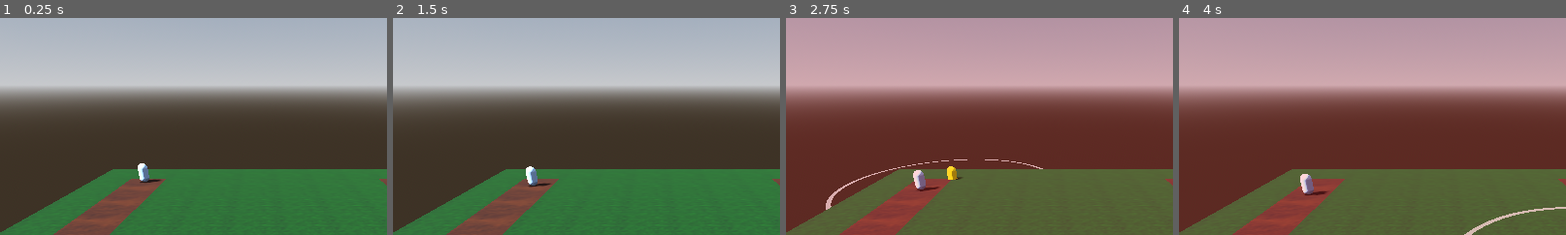
Above: before the commit, frames 1-4 (left to right).
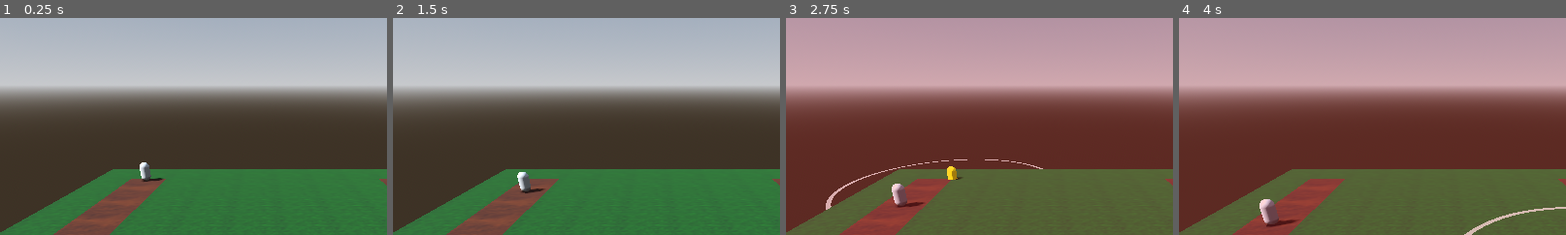
Above: after the commit, the same moments.

Repository: SirRight12/Godot-Tower-Defense
Game: Godot game, scene res://main.tscn
Same seed, same stepped clock (60 frames per second), same inputs: the game is played once before the commit and once after it.
Inputs (mouse positions are % of the whole screen's width and height, from its top left):
- Up to frame 1 (0.25 s): no input
- Up to frame 2 (1.5 s): move the mouse to (72, 45) at 0.52 s; click (72, 45) at 0.6 s; move the mouse to (30, 55) at 1.27 s; click (30, 55) at 1.35 s
- Up to frame 3 (2.75 s): move the mouse to (60, 28) at 2.02 s; tap 1 (select1) at 2.1 s; click (60, 28) at 2.3 s
- Up to frame 4 (4 s): move the mouse to (45, 70) at 2.77 s; tap 2 (select2) at 2.85 s; click (45, 70) at 3.05 s; move the mouse to (80, 65) at 3.52 s; tap 3 (select3) at 3.6 s; click (80, 65) at 3.8 s
The pictures show only the part of the screen within x 16-66%, y 0-50%; the shares and areas given below are measured in that part.

The runs differ from the first frame. In frame 1, 0.3% of the frame differs, in the area x 35-43%, y 66-76%; in frame 2, 0.5%; in frame 3, 0.7%; in frame 4, 0.9%, in the area x 20-39%, y 71-97%.

Commit message:
Organization
Moved all managers to single game_manager scene to make building maps way easier

Diff:
--- /dev/null
+++ b/DEBUG.tscn
@@ -0,0 +1,22 @@
+[gd_scene load_steps=3 format=3 uid="uid://ch5s0twkoxwvc"]
+
+[ext_resource type="Script" path="res://GameMode.gd" id="1_s1p0k"]
+[ext_resource type="Script" path="res://Wave.gd" id="2_wepyy"]
+
+[node name="DEBUG" type="Node"]
+script = ExtResource("1_s1p0k")
+
+[node name="Wave1" type="Node" parent="."]
+script = ExtResource("2_wepyy")
+enemies = Array[int]([0])
+times = Array[int]([0])
+
+[node name="Wave2" type="Node" parent="."]
+script = ExtResource("2_wepyy")
+enemies = Array[int]([1])
+times = Array[int]([0])
+
+[node name="Wave3" type="Node" parent="."]
+script = ExtResource("2_wepyy")
+enemies = Array[int]([2])
+times = Array[int]([0])
--- a/DamageTower.gd
+++ b/DamageTower.gd
@@ -1,6 +1,8 @@
 @icon("res://Tower.svg")
 extends Tower
 class_name DamageTower
+func _init():
+	assert(false,"DamageTower is an abstract class, try using GunTower")
 @export var damage:int = 1:
 	get = get_damage
 @export var reload_time:float = 1:
@@ -11,7 +13,7 @@
 	if range_util.areas.size() < 1: return
 	awaiting_attack = true
 	var target = range_util.get_first_target()
-	hit_enemy(target)
+	_shoot(target)
 	await timeout(reload_time)
 	awaiting_attack = false
 	pass
@@ -19,9 +21,8 @@
 	var timer = get_tree().create_timer(time)
 	await timer.timeout
 	return true
-func hit_enemy(enemy):
-	if !enemy: return
-	enemy.take_damage(damage)
+func _shoot(_enemy):
+	pass
 func get_damage():
 # for messing around with buffs
 	var damage_changed = damage
--- /dev/null
+++ b/GameManager.gd
@@ -0,0 +1,17 @@
+extends Node
+class_name GameManager
+enum MANAGERS{WAVE,BASE,TIMESCALE,EASY}
+func request_manager(type:MANAGERS):
+	match (type):
+		0:
+			#wave
+			return find_child("WaveManager")
+		1:
+			#base
+			return find_child("Base")
+		2:
+			#timescale
+			return find_child("TimeScaleManager")
+		3:
+			#easy mode
+			return find_child("Easy")
--- /dev/null
+++ b/GunTower.gd
@@ -0,0 +1,8 @@
+@icon("res://Tower.svg")
+extends DamageTower
+class_name GunTower
+func _shoot(enemy):
+	if !enemy: return
+	enemy.take_damage(damage)
+func _init():
+	pass
--- a/PathEntity.gd
+++ b/PathEntity.gd
@@ -6,16 +6,13 @@
 var path:PathFollow3D
 var reached_goal = false
 @export var progress = 0.0
-@export var provide_scaler:TimeScale
-var scaler
+
+@onready var game:GameManager = get_parent_node_3d().find_child("GameManager")
+@onready var scaler:TimeScale = game.request_manager(game.MANAGERS.TIMESCALE)
 func get_path_follower():
 	if !path:
 		return get_parent_node_3d().find_child("Path").find_child("Follow")
 	return path
-func get_time_scaler():
-	if !provide_scaler:
-		return get_parent_node_3d().find_child("TimeScaleManager")
-	return provide_scaler
 func move_self(dt):
 	if reached_goal: return
 	progress += speed * dt
@@ -36,7 +33,6 @@
 		pass
 func _ready():
 	path = get_path_follower()
-	scaler = get_time_scaler()
 	move_self(.001)
 func _process(delta):
 	var s_dt = scaler.mult(delta)
--- a/PathHealthEntity.gd
+++ b/PathHealthEntity.gd
@@ -5,7 +5,7 @@
 @onready var hp = max_hp
 @onready var base = get_parent_node_3d().find_child("Base")
 @export var resist: int
-@onready var resistance:float = 1 - (resist / 100)
+@onready var resistance:float = 1 - (float(resist) / 100.0)
 var dead = false
 func _enter():
 	base.take_damage(hp)
--- a/Range.gd
+++ b/Range.gd
@@ -8,8 +8,6 @@
 	if not entity is PathHealthEntity: return
 	if entity.speed < 0: return
 	areas[str(body)] = body
-	var target = get_first_target()
-	print(body)
 func _exit_area(body):
 	print(body)
 	areas.erase(str(body))
--- a/Raycast.gd
+++ b/Raycast.gd
@@ -1,5 +1,4 @@
 extends Camera3D
-@export var console:Console
 @export var filter_root:Control
 @export var follow_mouse:ColorRect
 @onready var follow_percent = follow_mouse.find_child("HP Percent")
@@ -121,7 +120,6 @@
 			inspected_tower.hide_all()
 		var parent:Tower = result['collider'].get_parent_node_3d()
 		parent.show_all()
-		var range_util = parent.get_tower_util("Range")
 		inspecting_tower = true
 		inspected_tower = parent
 
--- a/Scout.tscn
+++ b/Scout.tscn
@@ -1,7 +1,7 @@
 [gd_scene load_steps=6 format=3 uid="uid://bhug5g0ojavct"]
 
-[ext_resource type="Script" path="res://DamageTower.gd" id="1_dvomr"]
 [ext_resource type="PackedScene" uid="uid://clx7bg4kof7n2" path="res://tower_utils.tscn" id="2_ujq4i"]
+[ext_resource type="Script" path="res://GunTower.gd" id="3_avxn1"]
 
 [sub_resource type="StandardMaterial3D" id="StandardMaterial3D_p1bai"]
 albedo_color = Color(1, 1, 0, 1)
@@ -15,8 +15,8 @@
 radius = 0.125
 height = 0.5
 
-[node name="DamageTower" type="Node3D"]
-script = ExtResource("1_dvomr")
+[node name="GunTower" type="Node3D"]
+script = ExtResource("3_avxn1")
 
 [node name="Tower" type="Node3D" parent="."]
 transform = Transform3D(1, 0, 0, 0, 1, 0, 0, 0, 1, 0, 0.25, 0)
--- a/Tower.gd
+++ b/Tower.gd
@@ -7,7 +7,10 @@
 @onready var utils = find_child("TowerUtils")
 @onready var range_util:TowerRange = get_tower_util("Range")
 @onready var deny_place_util = get_tower_util("DenyPlace")
-@onready var scaler:TimeScale = get_parent_node_3d().find_child("TimeScaleManager")
+@onready var game:GameManager = get_parent_node_3d().find_child("GameManager")
+@onready var scaler:TimeScale = game.request_manager(game.MANAGERS.TIMESCALE)
+func _init():
+	assert(false,"Tower is an abstract class")
 func _ready():
 	add_to_group("tower")
 func get_tower_util(util_name:String) -> Node3D:
--- a/WaveManager.gd
+++ b/WaveManager.gd
@@ -5,6 +5,7 @@
 @export var speedy:PackedScene
 @export var zickey: PackedScene
 @onready var enemy_types:Array[PackedScene] = [basic,speedy,zickey]
+@onready var parent:Node3D = get_parent().get_parent()
 var time_scale_manager:TimeScale
 var current_wave = 0
 var waves:Array
@@ -17,7 +18,9 @@
 	waves = current_game_mode.unpack_waves()
 	start_wave(current_wave)
 func start_wave(idx):
-	var parent = get_parent()
+	if waves.size() == idx:
+		print("beat game")
+		return
 	var wave = waves[idx]
 	enemies_left = wave.size()
 	for x in len(wave):
--- /dev/null
+++ b/World2.tres
@@ -0,0 +1,8 @@
+[gd_resource type="Curve3D" format=3 uid="uid://bftd7dwhnyxdn"]
+
+[resource]
+_data = {
+"points": PackedVector3Array(0, 0, 0, 0, 0, 0, -1.5, 0, -0.5, 0, 0, 0, 0, 0, 0, -1.5, 0, 3.5, 0, 0, 0, 0, 0, 0, -0.5, 0, 3.5, 0, 0, 0, 0, 0, 0, -0.5, 0, 5.5, 0, 0, 0, 0, 0, 0, 3.5, 0, 5.5, 0, 0, 0, 0, 0, 0, 3.5, 0, 3.5, 0, 0, 0, 0, 0, 0, 5.5, 0, 3.5, 0, 0, 0, 0, 0, 0, 5.5, 0, -0.5),
+"tilts": PackedFloat32Array(0, 0, 0, 0, 0, 0, 0, 0)
+}
+point_count = 8
--- a/camera_filter.tscn
+++ b/camera_filter.tscn
@@ -1,12 +1,13 @@
 [gd_scene format=3 uid="uid://13owcifnhg10"]
 
-[node name="Control" type="Control"]
+[node name="FilterRoot" type="Control"]
 layout_mode = 3
 anchors_preset = 15
 anchor_right = 1.0
 anchor_bottom = 1.0
 grow_horizontal = 2
 grow_vertical = 2
+mouse_filter = 2
 
 [node name="Filter" type="ColorRect" parent="."]
 visible = false
--- /dev/null
+++ b/enemy_hp.tscn
@@ -0,0 +1,24 @@
+[gd_scene format=3 uid="uid://c5u3spswx8lr1"]
+
+[node name="FollowMouse" type="ColorRect"]
+visible = false
+offset_left = 928.0
+offset_top = 211.0
+offset_right = 1044.0
+offset_bottom = 247.0
+mouse_filter = 2
+color = Color(0.694118, 0, 0.0666667, 1)
+
+[node name="HP Percent" type="ColorRect" parent="."]
+layout_mode = 0
+offset_right = 116.0
+offset_bottom = 36.0
+color = Color(0, 0.823529, 0, 1)
+
+[node name="Label" type="Label" parent="."]
+layout_mode = 0
+offset_right = 116.0
+offset_bottom = 36.0
+text = "10/10"
+horizontal_alignment = 1
+vertical_alignment = 1
--- a/game_manager.tscn
+++ b/game_manager.tscn
@@ -1,13 +1,17 @@
-[gd_scene load_steps=7 format=3 uid="uid://6i6yh1tiycmt"]
+[gd_scene load_steps=10 format=3 uid="uid://6i6yh1tiycmt"]
 
 [ext_resource type="Script" path="res://Base.gd" id="1_asqr1"]
+[ext_resource type="Script" path="res://GameManager.gd" id="1_er8mo"]
 [ext_resource type="Script" path="res://TimeScale.gd" id="2_r60f2"]
 [ext_resource type="Script" path="res://WaveManager.gd" id="3_sjgfr"]
 [ext_resource type="PackedScene" uid="uid://db1xxjnsoxss6" path="res://basic.tscn" id="4_qnt7u"]
-[ext_resource type="PackedScene" uid="uid://mm0hhwjfr6v2" path="res://speedy.tscn" id="5_hsbw5"]
+[ext_resource type="PackedScene" uid="uid://bwc1i6myddq0d" path="res://speedy.tscn" id="5_hsbw5"]
 [ext_resource type="PackedScene" uid="uid://bc2nx44jw4f0n" path="res://easy_mode.tscn" id="6_i2gm1"]
+[ext_resource type="PackedScene" uid="uid://cty70vo8qkw5f" path="res://zickey.tscn" id="7_ufg46"]
+[ext_resource type="PackedScene" uid="uid://ch5s0twkoxwvc" path="res://DEBUG.tscn" id="9_h2sms"]
 
-[node name="Node3D" type="Node3D"]
+[node name="GameManager" type="Node"]
+script = ExtResource("1_er8mo")
 
 [node name="Base" type="Node" parent="."]
 script = ExtResource("1_asqr1")
@@ -19,8 +23,11 @@
 
 [node name="WaveManager" type="Node" parent="." node_paths=PackedStringArray("current_game_mode")]
 script = ExtResource("3_sjgfr")
-current_game_mode = NodePath("../Easy")
+current_game_mode = NodePath("../DEBUG")
 basic = ExtResource("4_qnt7u")
 speedy = ExtResource("5_hsbw5")
+zickey = ExtResource("7_ufg46")
 
 [node name="Easy" parent="." instance=ExtResource("6_i2gm1")]
+
+[node name="DEBUG" parent="." instance=ExtResource("9_h2sms")]
--- a/main.tscn
+++ b/main.tscn
@@ -1,16 +1,11 @@
-[gd_scene load_steps=16 format=3 uid="uid://6lmj8oqgim1u"]
+[gd_scene load_steps=11 format=3 uid="uid://6lmj8oqgim1u"]
 
 [ext_resource type="Script" path="res://Raycast.gd" id="1_rp8mg"]
 [ext_resource type="PackedScene" uid="uid://bhug5g0ojavct" path="res://Scout.tscn" id="2_6v55k"]
 [ext_resource type="MeshLibrary" uid="uid://bgy1gpdaaiwnd" path="res://tileset.tres" id="2_rd5dc"]
-[ext_resource type="Script" path="res://Base.gd" id="3_ng37n"]
-[ext_resource type="Script" path="res://TimeScale.gd" id="5_x0t1g"]
-[ext_resource type="PackedScene" uid="uid://db1xxjnsoxss6" path="res://basic.tscn" id="6_7payq"]
-[ext_resource type="PackedScene" uid="uid://bc2nx44jw4f0n" path="res://easy_mode.tscn" id="6_bcsvp"]
-[ext_resource type="Script" path="res://WaveManager.gd" id="6_sqo0v"]
-[ext_resource type="PackedScene" uid="uid://bwc1i6myddq0d" path="res://new_speedy.tscn" id="10_2l4yb"]
-[ext_resource type="PackedScene" uid="uid://cty70vo8qkw5f" path="res://zickey.tscn" id="10_3m1vy"]
+[ext_resource type="PackedScene" uid="uid://6i6yh1tiycmt" path="res://game_manager.tscn" id="6_ijg1w"]
 [ext_resource type="PackedScene" uid="uid://13owcifnhg10" path="res://camera_filter.tscn" id="11_gienb"]
+[ext_resource type="PackedScene" uid="uid://c5u3spswx8lr1" path="res://enemy_hp.tscn" id="12_5pf3d"]
 
 [sub_resource type="Curve3D" id="Curve3D_2hm1b"]
 _data = {
@@ -82,44 +77,7 @@
 anchor_bottom = 0.0
 grow_horizontal = 1
 grow_vertical = 1
-mouse_filter = 2
 
-[node name="Base" type="Node" parent="."]
-script = ExtResource("3_ng37n")
-max_hp = 100
-temp_shield = 5
+[node name="FollowMouse" parent="." instance=ExtResource("12_5pf3d")]
 
-[node name="TimeScaleManager" type="Node" parent="."]
-script = ExtResource("5_x0t1g")
-
-[node name="WaveManager" type="Node" parent="." node_paths=PackedStringArray("current_game_mode")]
-script = ExtResource("6_sqo0v")
-current_game_mode = NodePath("../Easy")
-basic = ExtResource("6_7payq")
-speedy = ExtResource("10_2l4yb")
-zickey = ExtResource("10_3m1vy")
-
-[node name="Easy" parent="." instance=ExtResource("6_bcsvp")]
-
-[node name="FollowMouse" type="ColorRect" parent="."]
-visible = false
-offset_left = 928.0
-offset_top = 211.0
-offset_right = 1044.0
-offset_bottom = 247.0
-mouse_filter = 2
-color = Color(0.694118, 0, 0.0666667, 1)
-
-[node name="HP Percent" type="ColorRect" parent="FollowMouse"]
-layout_mode = 0
-offset_right = 116.0
-offset_bottom = 36.0
-color = Color(0, 0.823529, 0, 1)
-
-[node name="Label" type="Label" parent="FollowMouse"]
-layout_mode = 0
-offset_right = 116.0
-offset_bottom = 36.0
-text = "10/10"
-horizontal_alignment = 1
-vertical_alignment = 1
+[node name="GameManager" parent="." instance=ExtResource("6_ijg1w")]
--- a/new_speedy.tscn
+++ /dev/null
@@ -1,40 +0,0 @@
-[gd_scene load_steps=6 format=3 uid="uid://bwc1i6myddq0d"]
-
-[ext_resource type="Script" path="res://PathHealthEntity.gd" id="1_ojccw"]
-[ext_resource type="Material" uid="uid://lud4viija6do" path="res://speedy_material.tres" id="2_xkotp"]
-
-[sub_resource type="CapsuleMesh" id="CapsuleMesh_j6tpj"]
-material = ExtResource("2_xkotp")
-radius = 0.125
-height = 0.5
-
-[sub_resource type="CapsuleShape3D" id="CapsuleShape3D_6cr5x"]
-radius = 0.125
-height = 0.5
-
-[sub_resource type="BoxShape3D" id="BoxShape3D_ccrqn"]
-size = Vector3(0.2, 0.1, 0.2)
-
-[node name="Speedy" type="Node3D"]
-script = ExtResource("1_ojccw")
-max_hp = 3
-speed = 1.25
-
-[node name="Entity" type="Node3D" parent="."]
-transform = Transform3D(1, 0, 0, 0, 1, 0, 0, 0, 1, 0, 0.4, 0)
-
-[node name="MeshInstance3D" type="MeshInstance3D" parent="Entity"]
-mesh = SubResource("CapsuleMesh_j6tpj")
-skeleton = NodePath("../..")
-
-[node name="Hitbox" type="Area3D" parent="."]
-transform = Transform3D(1, 0, 0, 0, 1, 0, 0, 0, 1, 0, 0.4, 0)
-collision_layer = 8
-collision_mask = 8
-
-[node name="CollisionShape3D" type="CollisionShape3D" parent="Hitbox"]
-shape = SubResource("CapsuleShape3D_6cr5x")
-
-[node name="CollisionShape3D2" type="CollisionShape3D" parent="Hitbox"]
-transform = Transform3D(1, 0, 0, 0, 1, 0, 0, 0, 1, 0, -0.272755, 0)
-shape = SubResource("BoxShape3D_ccrqn")
--- a/project.godot
+++ b/project.godot
@@ -58,3 +58,7 @@
 3d_physics/layer_3="Deny Placement"
 3d_physics/layer_4="Enemy Picking"
 3d_physics/layer_7="Enemy Detection"
+
+[rendering]
+
+renderer/rendering_method="gl_compatibility"
--- a/speedy.tscn
+++ b/speedy.tscn
@@ -1,21 +1,21 @@
-[gd_scene load_steps=6 format=3 uid="uid://mm0hhwjfr6v2"]
+[gd_scene load_steps=6 format=3 uid="uid://bwc1i6myddq0d"]
 
 [ext_resource type="Script" path="res://PathHealthEntity.gd" id="1_odj4j"]
 [ext_resource type="Material" uid="uid://lud4viija6do" path="res://speedy_material.tres" id="2_4sb2d"]
 
-[sub_resource type="CapsuleMesh" id="CapsuleMesh_gslu5"]
+[sub_resource type="CapsuleMesh" id="CapsuleMesh_j6tpj"]
 material = ExtResource("2_4sb2d")
 radius = 0.125
 height = 0.5
 
-[sub_resource type="CapsuleShape3D" id="CapsuleShape3D_18ct4"]
+[sub_resource type="CapsuleShape3D" id="CapsuleShape3D_6cr5x"]
 radius = 0.125
 height = 0.5
 
-[sub_resource type="BoxShape3D" id="BoxShape3D_r8vfe"]
+[sub_resource type="BoxShape3D" id="BoxShape3D_ccrqn"]
 size = Vector3(0.2, 0.1, 0.2)
 
-[node name="PathHealthEntity" type="Node3D"]
+[node name="Speedy" type="Node3D"]
 script = ExtResource("1_odj4j")
 max_hp = 3
 speed = 1.25
@@ -24,15 +24,17 @@
 transform = Transform3D(1, 0, 0, 0, 1, 0, 0, 0, 1, 0, 0.4, 0)
 
 [node name="MeshInstance3D" type="MeshInstance3D" parent="Entity"]
-mesh = SubResource("CapsuleMesh_gslu5")
+mesh = SubResource("CapsuleMesh_j6tpj")
 skeleton = NodePath("../..")
 
 [node name="Hitbox" type="Area3D" parent="."]
 transform = Transform3D(1, 0, 0, 0, 1, 0, 0, 0, 1, 0, 0.4, 0)
+collision_layer = 8
+collision_mask = 8
 
 [node name="CollisionShape3D" type="CollisionShape3D" parent="Hitbox"]
-shape = SubResource("CapsuleShape3D_18ct4")
+shape = SubResource("CapsuleShape3D_6cr5x")
 
 [node name="CollisionShape3D2" type="CollisionShape3D" parent="Hitbox"]
 transform = Transform3D(1, 0, 0, 0, 1, 0, 0, 0, 1, 0, -0.272755, 0)
-shape = SubResource("BoxShape3D_r8vfe")
+shape = SubResource("BoxShape3D_ccrqn")
--- /dev/null
+++ b/standard_path_follow.tscn
@@ -0,0 +1,7 @@
+[gd_scene format=3 uid="uid://dasfnmxwnwa7d"]
+
+[node name="Path" type="Path3D"]
+
+[node name="Follow" type="PathFollow3D" parent="."]
+transform = Transform3D(-1, 0, -8.74228e-08, 0, 1, 0, 8.74228e-08, 0, -1, -1.5, 0.3, -0.5)
+loop = false
--- /dev/null
+++ b/world2.tscn
@@ -0,0 +1,67 @@
+[gd_scene load_steps=12 format=3 uid="uid://cck2ooufwgycu"]
+
+[ext_resource type="PackedScene" uid="uid://c5u3spswx8lr1" path="res://enemy_hp.tscn" id="1_e6g8s"]
+[ext_resource type="PackedScene" uid="uid://dasfnmxwnwa7d" path="res://standard_path_follow.tscn" id="2_aso2y"]
+[ext_resource type="Script" path="res://Raycast.gd" id="2_imgtk"]
+[ext_resource type="PackedScene" uid="uid://13owcifnhg10" path="res://camera_filter.tscn" id="3_awrul"]
+[ext_resource type="Curve3D" uid="uid://bftd7dwhnyxdn" path="res://World2.tres" id="3_edj1f"]
+[ext_resource type="MeshLibrary" uid="uid://bgy1gpdaaiwnd" path="res://tileset.tres" id="4_b146v"]
+[ext_resource type="PackedScene" uid="uid://bhug5g0ojavct" path="res://Scout.tscn" id="4_u7k71"]
+[ext_resource type="PackedScene" uid="uid://6i6yh1tiycmt" path="res://game_manager.tscn" id="6_qkjuo"]
+
+[sub_resource type="ProceduralSkyMaterial" id="ProceduralSkyMaterial_66ioh"]
+sky_horizon_color = Color(0.64625, 0.65575, 0.67075, 1)
+ground_horizon_color = Color(0.64625, 0.65575, 0.67075, 1)
+
+[sub_resource type="Sky" id="Sky_4b5hh"]
+sky_material = SubResource("ProceduralSkyMaterial_66ioh")
+
+[sub_resource type="Environment" id="Environment_ih0lu"]
+background_mode = 2
+sky = SubResource("Sky_4b5hh")
+tonemap_mode = 2
+
+[node name="Node3D" type="Node3D"]
+
+[node name="FollowMouse" parent="." instance=ExtResource("1_e6g8s")]
+
+[node name="DirectionalLight3D" type="DirectionalLight3D" parent="."]
+transform = Transform3D(-0.866023, -0.433016, 0.250001, 0, 0.499998, 0.866027, -0.500003, 0.749999, -0.43301, 0, 0, 0)
+shadow_enabled = true
+
+[node name="WorldEnvironment" type="WorldEnvironment" parent="."]
+environment = SubResource("Environment_ih0lu")
+
+[node name="Path" parent="." instance=ExtResource("2_aso2y")]
+curve = ExtResource("3_edj1f")
+
+[node name="Grass" type="GridMap" parent="."]
+mesh_library = ExtResource("4_b146v")
+cell_size = Vector3(1, 0.15, 1)
+data = {
+"cells": PackedInt32Array(65535, 65535, 0, 65535, 0, 0, 65535, 1, 0, 0, 0, 0, 1, 0, 0, 2, 0, 0, 0, 65535, 0, 1, 65535, 0, 2, 65535, 0, 0, 1, 0, 1, 1, 0, 2, 1, 0, 65535, 2, 0, 0, 2, 0, 1, 2, 0, 2, 2, 0, 65534, 4, 0, 65534, 5, 0, 65534, 6, 0, 65535, 6, 0, 0, 6, 0, 1, 6, 0, 2, 6, 0, 3, 6, 0, 4, 6, 0, 5, 6, 0, 5, 5, 0, 5, 4, 0, 4, 4, 0, 4, 5, 0, 0, 3, 0, 0, 4, 0, 1, 3, 0, 1, 4, 0, 2, 3, 0, 2, 4, 0, 3, 65535, 0, 3, 0, 0, 3, 1, 0, 4, 1, 0, 4, 2, 0, 3, 2, 0, 4, 65535, 0, 4, 0, 0, 65533, 65535, 0, 65533, 0, 0, 65533, 1, 0, 65533, 2, 0, 65533, 3, 0, 65533, 4, 0, 65533, 5, 0, 65533, 6, 0, 6, 6, 0, 6, 5, 0, 6, 4, 0, 6, 3, 0, 6, 2, 0, 6, 1, 0, 6, 0, 0, 6, 65535, 0, 65533, 65534, 0, 65534, 65534, 0, 65535, 65534, 0, 0, 65534, 0, 1, 65534, 0, 2, 65534, 0, 3, 65534, 0, 4, 65534, 0, 5, 65534, 0, 6, 65534, 0)
+}
+
+[node name="Path2" type="GridMap" parent="." groups=["path"]]
+mesh_library = ExtResource("4_b146v")
+cell_size = Vector3(1, 0.15, 1)
+data = {
+"cells": PackedInt32Array(65534, 65535, 1, 65534, 0, 1, 65534, 1, 1, 65534, 2, 1, 65534, 3, 1, 65535, 3, 1, 65535, 4, 1, 65535, 5, 1, 0, 5, 1, 1, 5, 1, 2, 5, 1, 3, 5, 1, 3, 4, 1, 3, 3, 1, 4, 3, 1, 5, 3, 1, 5, 2, 1, 5, 1, 1, 5, 0, 1, 5, 65535, 1)
+}
+
+[node name="Camera3D" type="Camera3D" parent="." node_paths=PackedStringArray("filter_root", "follow_mouse")]
+transform = Transform3D(1, 0, 0, 0, 0.688355, 0.725374, 0, -0.725374, 0.688355, 2, 3, 7.175)
+script = ExtResource("2_imgtk")
+filter_root = NodePath("../FilterRoot")
+follow_mouse = NodePath("../FollowMouse")
+tower_1 = ExtResource("4_u7k71")
+tower_2 = ExtResource("4_u7k71")
+tower_3 = ExtResource("4_u7k71")
+tower_4 = ExtResource("4_u7k71")
+tower_5 = ExtResource("4_u7k71")
+
+[node name="FilterRoot" parent="." instance=ExtResource("3_awrul")]
+
+[node name="GameManager" parent="." instance=ExtResource("6_qkjuo")]
+
+[editable path="GameManager"]
Not shown: 4 places in tileset-area.tres that only renumber resources
Not shown: 4 places in tileset.tres that only renumber resources
